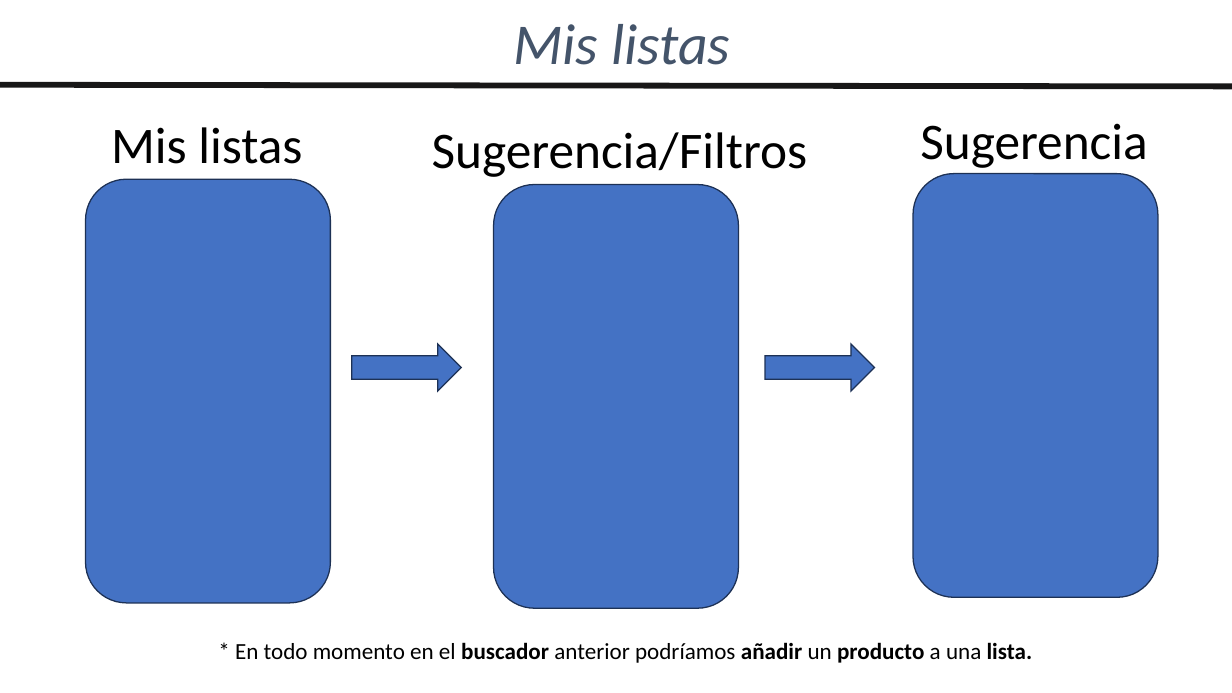
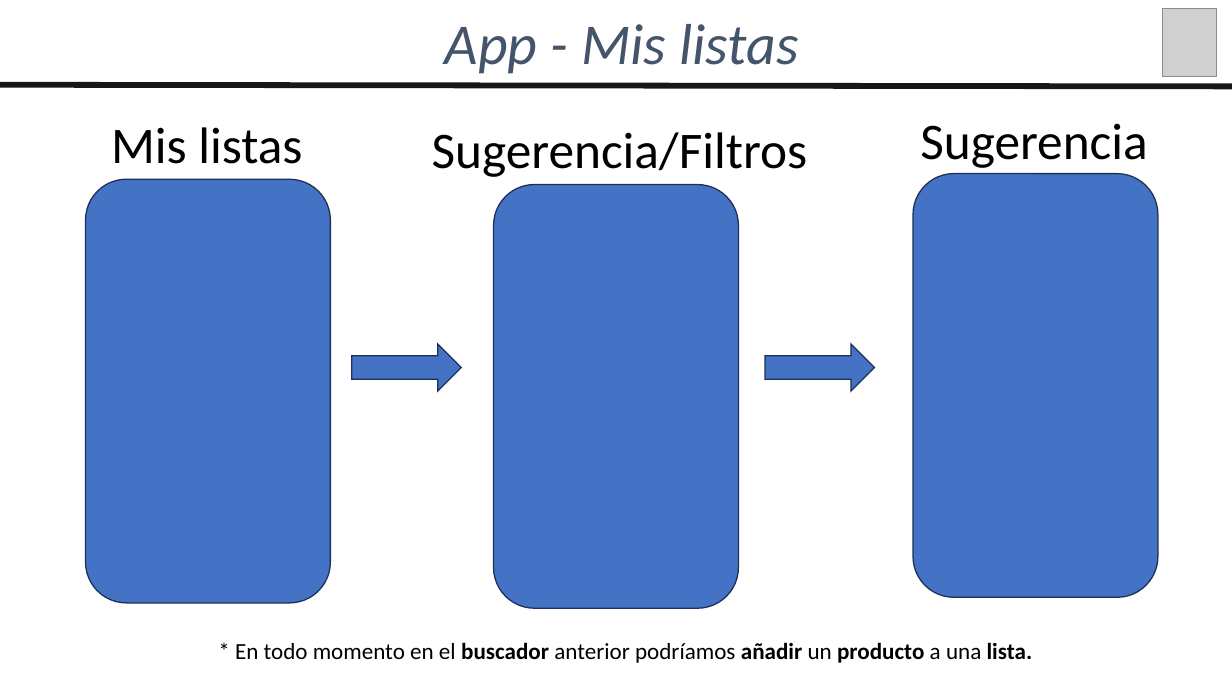
Before and after one commit to agchivite/Wewiza, a slide deck: slide 13 of 02_Documentacion/Presentacion_Wewiza.pptx (slide 5 before the commit). Drawn at 1232x693 pixels with LibreOffice and Linux fonts; fonts in the diff are those of the drawing; grey boxes stand for pictures. Boxes give left, top, right and bottom in pixels: in the first picture for what was removed or moved away, otherwise in the second. Text is boxed around its words. In the diff, an @@ line names an element or a change of style, - is before the commit and + after.

```diff
--- a/02_Documentacion/Presentacion_Wewiza.pptx
+++ b/02_Documentacion/Presentacion_Wewiza.pptx
@@ text at [445,24,798,74]: text changed @@
-Mis listas
+App - Mis listas
@@ picture added at [1163,8,1216,76] @@
```
Also in this commit, not shown: 7 other slides changed, 8 slides added, 2 slides removed.
